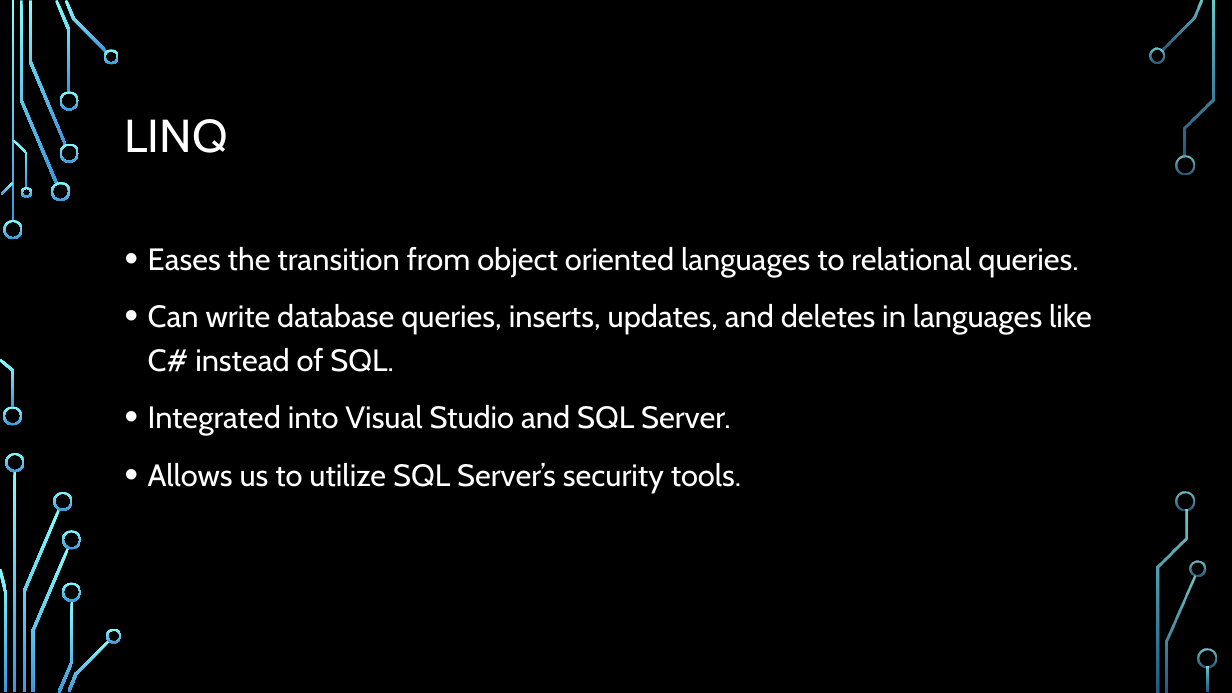
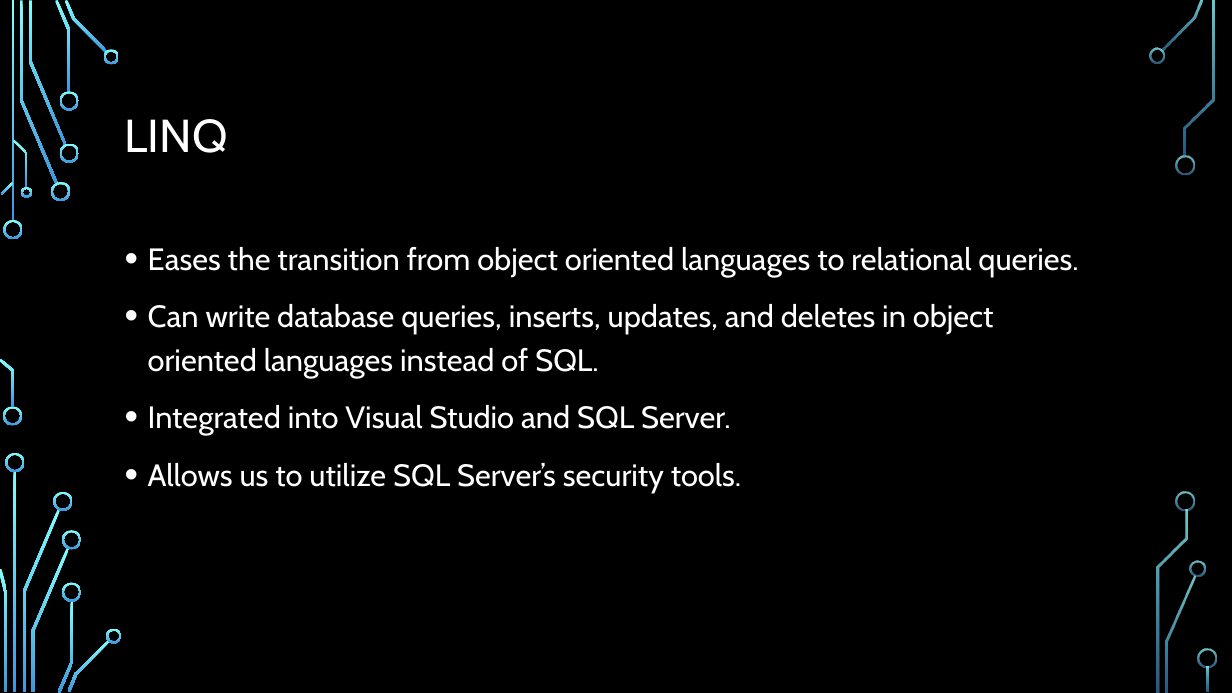
Before and after one commit to frozenNodak/InventoryManagement491, a slide deck: slide 9 of related work presentation.pptx. Drawn at 1232x693 pixels with LibreOffice and Linux fonts; fonts in the diff are those of the drawing; background and template pictures are left out. Boxes give left, top, right and bottom in pixels: in the first picture for what was removed or moved away, otherwise in the second. Text is boxed around its words. In the diff, an @@ line names an element or a change of style, - is before the commit and + after.

```diff
--- a/related work presentation.pptx
+++ b/related work presentation.pptx
@@ text at (x1=148, y1=304, x2=994, y2=378): text changed @@
-• Can write database queries, inserts, updates, and deletes in languages like C# instead of SQL.
+• Can write database queries, inserts, updates, and deletes in object oriented languages instead of SQL.
```
